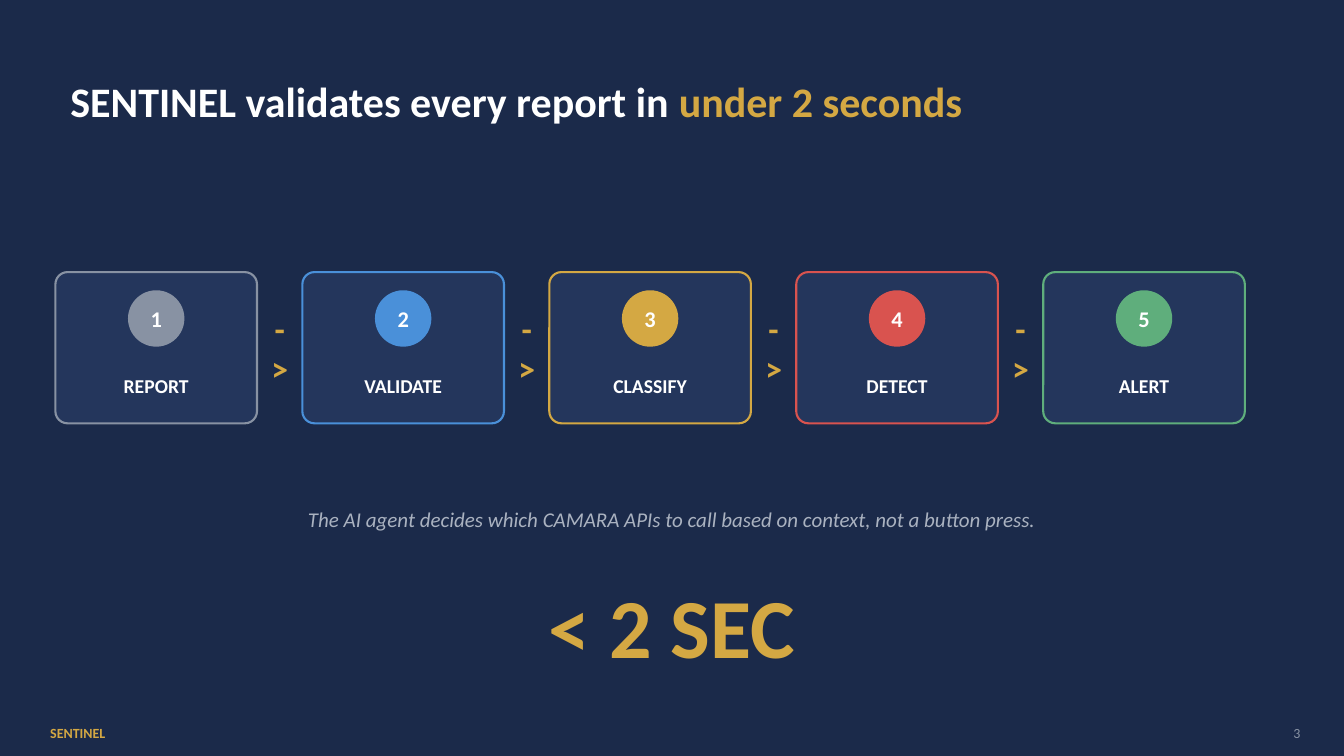
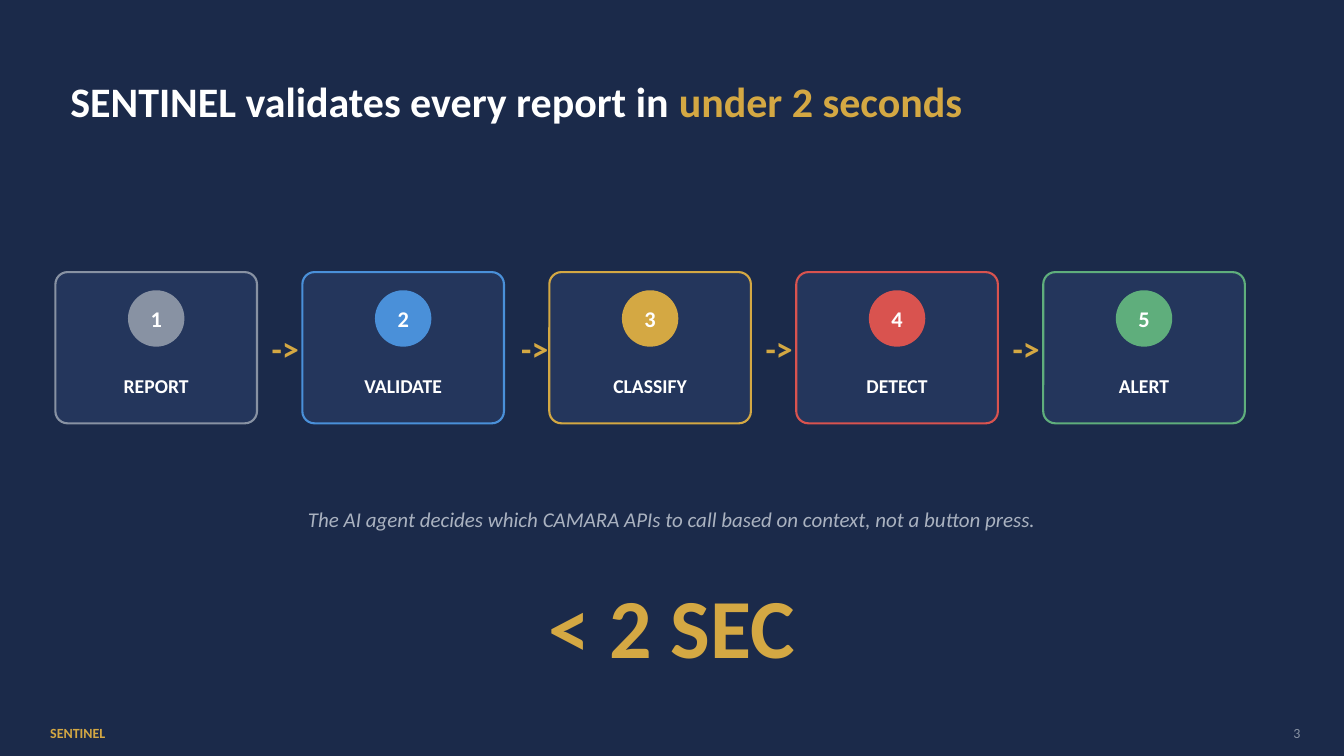
Before and after one commit to rb2625/sentinel, a slide deck: slide 3 of docs/SENTINEL Pitch Deck.pptx. Drawn at 1344x756 pixels with LibreOffice and Linux fonts; fonts in the diff are those of the drawing. Boxes give left, top, right and bottom in pixels: in the first picture for what was removed or moved away, otherwise in the second. Text is boxed around its words. In the diff, an @@ line names an element or a change of style, - is before the commit and + after.

```diff
--- a/docs/SENTINEL Pitch Deck.pptx
+++ b/docs/SENTINEL Pitch Deck.pptx
@@ text "->" rewrapped from [257, 308, 302, 388] to [257, 308, 314, 388] @@
@@ text "->" rewrapped from [504, 308, 549, 388] to [504, 308, 566, 388] @@
@@ text "->" rewrapped from [751, 308, 797, 388] to [751, 308, 808, 388] @@
@@ text "->" rewrapped from [998, 308, 1044, 388] to [998, 308, 1055, 388] @@
```
Also in this commit, not shown: 1 other file.
